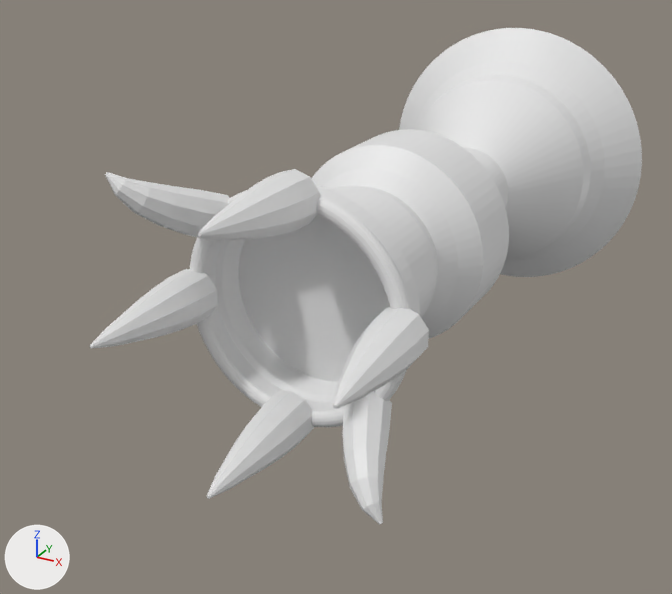
An edit to the OBJ model landstalker/data/proxies/brazier_53_1.obj, drawn before and after from the same camera.
Camera for both pictures: a 50 mm camera at (541.7, -161.3, 731.0) aimed at (518.2, -118.6, 709.6). Lighting does not change. The marker at lower left points along +X, +Y and +Z. The first picture is the older version. Where no turn or scale is listed for an object, it has been applied to the vertices.

The older version as bpy lines, for what is in view:
```python
me_brazier_53_1 = bpy.data.meshes.new('brazier_53_1')
me_brazier_53_1.from_pydata(...)  # 2654 vertices, 2764 faces; spans x 511.8..530.2, y -134.7..-96.0, z 703.8..722.2
ob_brazier_53_1 = bpy.data.objects.new('brazier_53_1', me_brazier_53_1)
ob_brazier_53_1.location = (0.0, 0.0, 0.0)
```
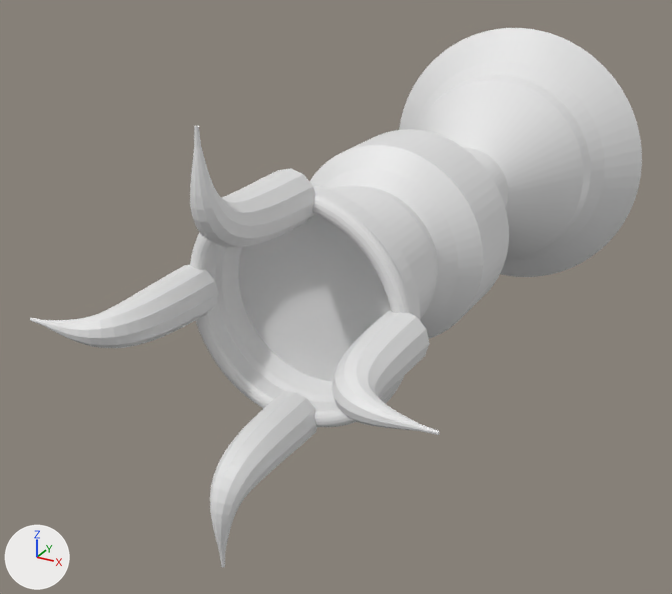
Patch to the scene script:
```diff
--- a/landstalker/data/proxies/brazier_53_1.obj.py
+++ b/landstalker/data/proxies/brazier_53_1.obj.py
@@ me_brazier_53_1 @@
 # used by ob_brazier_53_1; location = (0.0, 0.0, 0.0)
-me_brazier_53_1.from_pydata(...)  # 2654 vertices, 2764 faces; spans x 511.8..530.2, y -134.7..-96.0, z 703.8..722.2
+me_brazier_53_1.from_pydata(...)  # 3066 vertices, 3168 faces; spans x 511.0..531.0, y -134.5..-96.0, z 703.0..723.0
+# me_brazier_53_1 part 1: the loose piece of 72 vertices spanning x 525.3..527.8, y -134.7..-127.7, z 711.9..714.5 is rebuilt with 206 vertices and now spans x 525.2..531.0, y -134.5..-127.7, z 711.7..714.3
+# me_brazier_53_1 part 2: the loose piece of 72 vertices spanning x 514.2..516.7, y -134.7..-127.7, z 711.5..714.1 is rebuilt with 206 vertices and now spans x 511.0..516.8, y -134.5..-127.7, z 711.7..714.3
+# me_brazier_53_1 part 3: the loose piece of 72 vertices spanning x 519.6..522.0, y -134.7..-127.7, z 706.1..708.8 is rebuilt with 206 vertices and now spans x 519.7..522.3, y -134.5..-127.7, z 703.0..708.8
+# me_brazier_53_1 part 4: the loose piece of 62 vertices spanning x 523.9..527.8, y -132.1..-127.1, z 706.2..710.1 is deleted
+# me_brazier_53_1 part 5
+# 73 vertices are removed from x 517.1..522.4, y -134.7..-127.7, z 716.9..719.9
+# 96 faces are deleted
+# 61 vertices move from x 514.2..518.1, y -132.1..-127.1, z 715.9..719.8 to x 520.4..521.6, y -134.5..-133.5, z 719.9..723.0
+# 121 vertices are added at x 519.7..522.3, y -134.4..-127.7, z 717.2..723.0
+# 7 new vertices lie (0.0, 0.9, 0.0) away from vertices in x 519.7..522.3, y -129.7, z 717.9..719.8
+# 5 new vertices lie (0.0, 1.1, 0.0) away from vertices in x 519.9..522.1, y -128.8, z 717.9..719.8
+# 7 new vertices lie (0.0, 0.7, 0.0) away from vertices in x 519.8..522.2, y -131.3..-131.2, z 718.6..719.8
+# 5 new vertices lie (0.0, 0.8, -0.1) away from vertices in x 520.0..522.0, y -131.4, z 717.5..718.1
+# 162 new faces join them
```

Changed parts and their boxes (x1, y1, x2, y2) in the pictures (672 x 594 px):
'brazier_53_1', reshaped (11% wider, 9% taller): before (90, 28, 642, 524); after (30, 28, 642, 567)
part 1 of me_brazier_53_1, rebuilt (12% wider, 21% taller): before (333, 307, 429, 409); after (332, 311, 440, 435)
part 2 of me_brazier_53_1, rebuilt (47% wider): before (90, 269, 218, 349); after (30, 265, 219, 348)
part 3 of me_brazier_53_1, rebuilt (61% taller): before (206, 391, 314, 499); after (210, 392, 317, 567)
part 4 of me_brazier_53_1, deleted: before (342, 391, 392, 524)
part 5 of me_brazier_53_1, reshaped: before (105, 169, 320, 242); after (190, 126, 315, 247)
